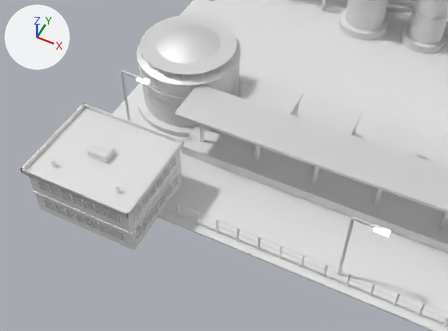
The FBX model Assets/Art/KayseriIsland/Models/Silver/Phase2/Refinery_P2.fbx as it was, and as the next commit left it.
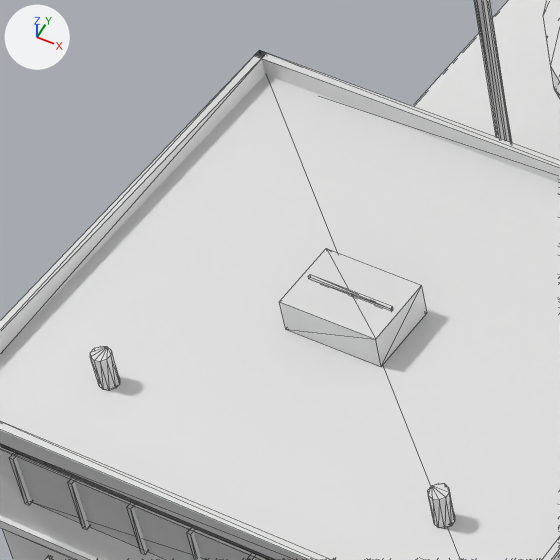
There are two pictures of each version: one from a 50 mm camera at (133.1, -70.0, 64.5) aimed at (111.5, -27.0, 10.7), one close up on the part from 8% to 31% of the width and 28% to 60% of the height. The axes (+X, +Y, +Z) are drawn at upper left. The lights are the same throughout. The last two pictures show the newer version. The close-ups show mesh edges as thin lines. Vertices at exactly the same position are counted once.

Names of what the first close-up shows: 'Refinery.Lamp0', 'Refinery.Office', 'Refinery.Pad', 'Refinery.Tank0'.
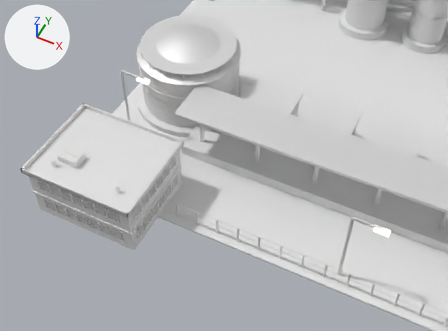
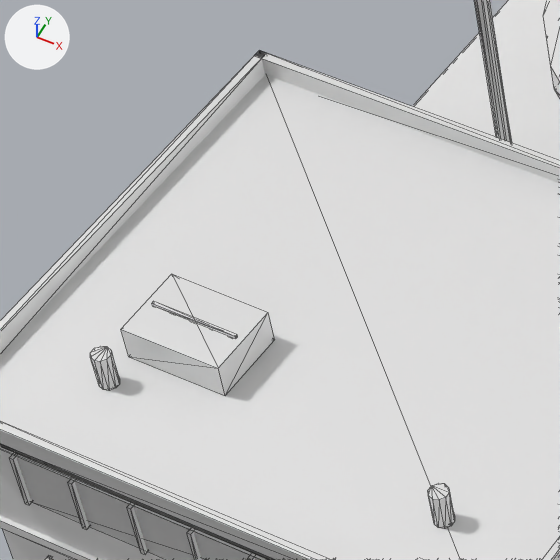
Where the change shows, as pixel boxes (x1, y1, x2, y2) in the close-ups (560 x 560 px; the box of a moved part takes in the faces that stretch with it):
```json
{"part": 1, "of": "me_refinery_office_001", "change": "moved or reshaped", "before": [279, 248, 427, 367], "after": [121, 274, 275, 396]}
{"part": 2, "of": "me_refinery_office_001", "change": "moved or reshaped", "before": [308, 274, 393, 310], "after": [152, 301, 237, 338]}
```

Edits to the scene script, one JSON object a line:
```json
{"block": "me_refinery_office_001", "where": "me_refinery_office_001.from_pydata(...)  # 416 vertices, 648 faces; spans x -6.9..6.9, y -5.9..7.0, z 0.0..7.84"}
{"block": "me_refinery_office_001", "where": "# used by ob_refinery_office; location = (100.0, -33.87, 6.3)"}
{"block": "me_refinery_office_001", "change": "me_refinery_office_001 part 1: the loose piece of 8 vertices spanning x -1.72..0.69, y -0.64..1.1, z 6.92..7.78 is scaled about its middle by (1.02, 1.02, 1), then moved by (-2.47, -2.11, 0.0)"}
{"block": "me_refinery_office_001", "change": "me_refinery_office_001 part 2: the loose piece of 8 vertices spanning x -1.55..0.52, y 0.19..0.26, z 7.77..7.84 is scaled about its middle by (1.02, 1, 1), then moved by (-2.47, -2.11, 0.0)"}
```
